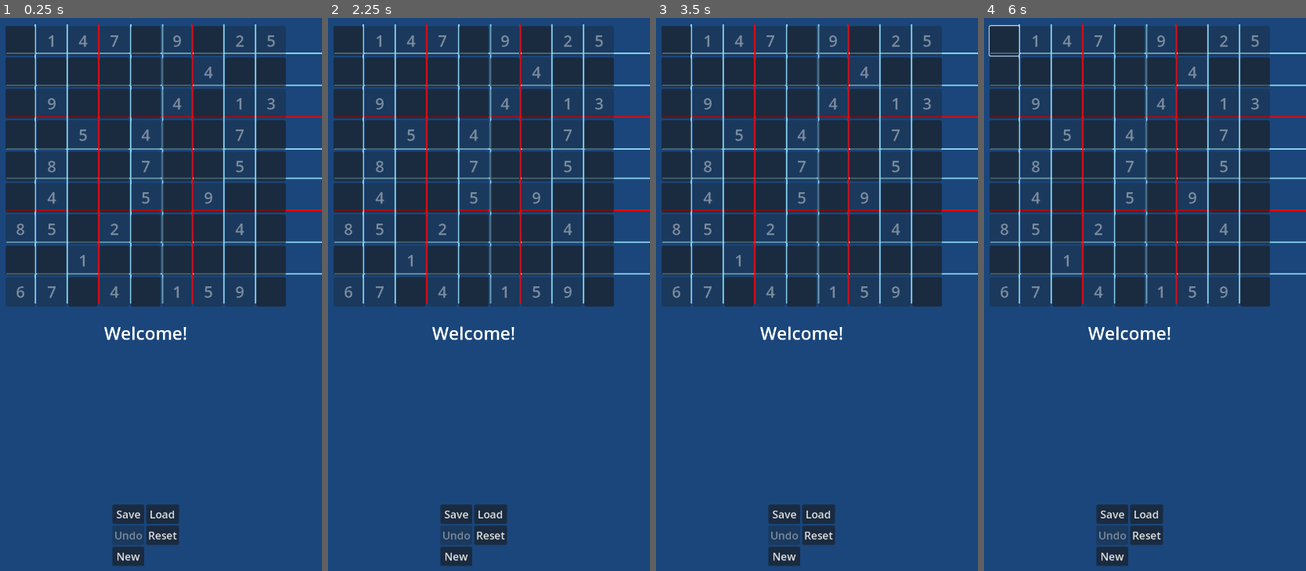
Above: before the commit, frames 1-4 (left to right).
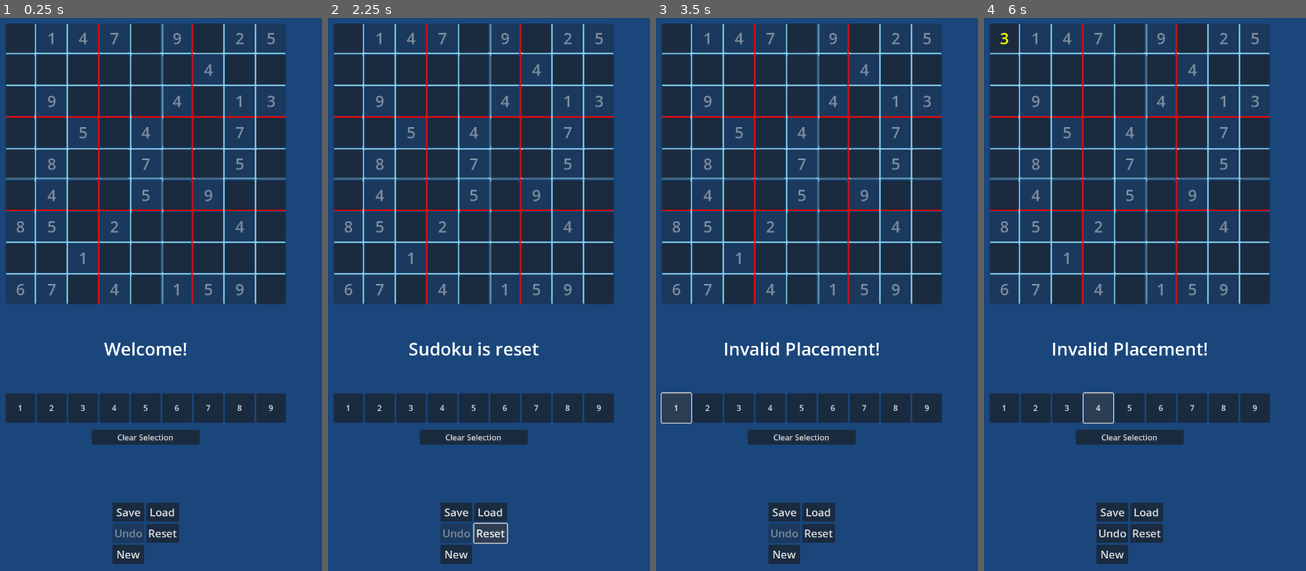
Above: after the commit, the same moments.

Repository: Ercan-Ozturk/sudokuapp
Game: Godot game, scene res://sudoku.tscn
The game is run twice, just before and just after one commit, with the same random seed, the same clock (stepped at 60 frames per second) and the same inputs.
Inputs (mouse positions are in pixels of both pictures, inside the frame that each line leads up to):
- Up to frame 1 (0.25 s): no input
- Up to frame 2 (2.25 s): click (456, 515) at 0.5 s, where only the run before the commit has a clickable "Save"; click (492, 515) at 1.25 s, where only the run before the commit has a clickable "Load"; click (492, 537) at 2 s, where only the run before the commit has a clickable "Reset"
- Up to frame 3 (3.5 s): click (675, 410) at 2.75 s, where only the run after the commit has a clickable "1"
- Up to frame 4 (6 s): click (1035, 410) at 3.5 s, where only the run after the commit has a clickable "2"; click (1067, 410) at 4.25 s, where only the run after the commit has a clickable "3"; click (1003, 40) at 5 s, where only the run after the commit has a clickable "3"; click (1099, 410) at 5.75 s, where only the run after the commit has a clickable "4"

The runs differ from the first frame. In frame 1, 13% of the frame differs, in the area x 1-100%, y 0-100%; in frame 2, 13%; in frame 3, 13%; in frame 4, 13%.

Commit message:
UI optimization and numpad

Diff:
--- a/project.godot
+++ b/project.godot
@@ -20,7 +20,7 @@
 window/size/viewport_width=720
 window/size/viewport_height=1280
 window/stretch/mode="viewport"
-window/stretch/aspect="expand"
+window/stretch/aspect="keep_width"
 window/handheld/orientation=1
 
 [global_group]
--- a/sudoku.gd
+++ b/sudoku.gd
@@ -1,11 +1,11 @@
 extends Node2D
 
-@onready var grid:GridContainer = $CanvasLayer/GridContainer
-@onready var resetButton: Button = $CanvasLayer/Controls/ResetButton
-@onready var newButton: Button = $CanvasLayer/Controls/NewButton
-@onready var undoButton: Button = $CanvasLayer/Controls/UndoButton
-@onready var saveButton: Button = $CanvasLayer/Controls/SaveButton
-@onready var statusText: RichTextLabel = $CanvasLayer/GameStatusText
+@onready var grid:GridContainer = $CanvasLayer/VBox/GridContainer
+@onready var resetButton: Button = $CanvasLayer/VBox/Controls/ResetButton
+@onready var newButton: Button = $CanvasLayer/VBox/Controls/NewButton
+@onready var undoButton: Button = $CanvasLayer/VBox/Controls/UndoButton
+@onready var saveButton: Button = $CanvasLayer/VBox/Controls/SaveButton
+@onready var statusText: RichTextLabel = $CanvasLayer/VBox/GameStatusText
 var game_grid = []
 var sudokus_list = Sudokus.new().sudokus
 var matrix = sudokus_list.pick_random()
@@ -160,13 +160,13 @@
 
 func _draw():
 	const START_X = 75
-	#const END_X = 645
+	const END_X = 645
 	const OFFSET = 10
 	const BUTTON_SIZE = 60
 	const VERTICAL_START = 75
 	const START_Y = 65
 	const END_Y = 645
-	var END_X = get_viewport_rect().size.x
+	#var END_X = get_viewport_rect().size.x
 
 
 	draw_line(Vector2(START_X, START_Y + BUTTON_SIZE+OFFSET), Vector2(END_X, START_Y + BUTTON_SIZE + OFFSET), Color.SKY_BLUE, 3.0)
@@ -232,3 +232,42 @@
 	load_game()
 	eraseGrid()
 	populateGrid()
+
+
+func _on_button1_pressed() -> void:
+	inputProcess(1)
+
+func _on_button_2_pressed() -> void:
+	inputProcess(2)
+
+
+func _on_button_3_pressed() -> void:
+	inputProcess(3)
+
+
+func _on_button_4_pressed() -> void:
+	inputProcess(4)
+
+
+func _on_button_5_pressed() -> void:
+	inputProcess(5)
+
+
+func _on_button_6_pressed() -> void:
+	inputProcess(6)
+
+
+func _on_button_7_pressed() -> void:
+	inputProcess(7)
+
+
+func _on_button_8_pressed() -> void:
+	inputProcess(8)
+
+
+func _on_button_9_pressed() -> void:
+	inputProcess(9)
+
+
+func _on_clear_button_pressed() -> void:
+	removeInput()
--- a/sudoku.tscn
+++ b/sudoku.tscn
@@ -10,18 +10,30 @@
 [node name="CanvasLayer" type="CanvasLayer" parent="."]
 follow_viewport_enabled = true
 
-[node name="GameStatusText" type="RichTextLabel" parent="CanvasLayer"]
-anchors_preset = 7
-anchor_left = 0.5
-anchor_top = 1.0
-anchor_right = 0.5
+[node name="VBox" type="VBoxContainer" parent="CanvasLayer"]
+anchors_preset = 15
+anchor_right = 1.0
 anchor_bottom = 1.0
-offset_left = -85.0
-offset_top = 350.0
-offset_right = 85.0
-offset_bottom = -550.0
 grow_horizontal = 2
-grow_vertical = 0
+grow_vertical = 2
+size_flags_horizontal = 4
+size_flags_vertical = 4
+alignment = 1
+
+[node name="MarginContainer4" type="MarginContainer" parent="CanvasLayer/VBox"]
+layout_mode = 2
+theme_override_constants/margin_left = 50
+theme_override_constants/margin_top = 70
+theme_override_constants/margin_right = 50
+
+[node name="GridContainer" type="GridContainer" parent="CanvasLayer/VBox"]
+layout_mode = 2
+size_flags_horizontal = 6
+size_flags_vertical = 6
+columns = 9
+
+[node name="GameStatusText" type="RichTextLabel" parent="CanvasLayer/VBox"]
+layout_mode = 2
 size_flags_vertical = 6
 theme_override_font_sizes/normal_font_size = 36
 text = "Welcome!"
@@ -30,93 +42,106 @@
 autowrap_mode = 0
 horizontal_alignment = 1
 
-[node name="NumPad" type="GridContainer" parent="CanvasLayer"]
-visible = false
+[node name="NumPad" type="HBoxContainer" parent="CanvasLayer/VBox"]
 layout_direction = 2
-anchors_preset = 7
-anchor_left = 0.5
-anchor_top = 1.0
-anchor_right = 0.5
-anchor_bottom = 1.0
-offset_left = -31.0
-offset_top = -101.0
-offset_right = 31.0
-grow_horizontal = 2
-grow_vertical = 0
-pivot_offset = Vector2(288, -104)
-columns = 3
+layout_mode = 2
+size_flags_horizontal = 3
+alignment = 1
 
-[node name="Button" type="Button" parent="CanvasLayer/NumPad"]
+[node name="Button" type="Button" parent="CanvasLayer/VBox/NumPad"]
+custom_minimum_size = Vector2(60, 60)
 layout_mode = 2
+action_mode = 0
 text = "1"
 
-[node name="Button2" type="Button" parent="CanvasLayer/NumPad"]
+[node name="Button2" type="Button" parent="CanvasLayer/VBox/NumPad"]
+custom_minimum_size = Vector2(60, 60)
 layout_mode = 2
-text = "1"
+text = "2"
 
-[node name="Button3" type="Button" parent="CanvasLayer/NumPad"]
+[node name="Button3" type="Button" parent="CanvasLayer/VBox/NumPad"]
+custom_minimum_size = Vector2(60, 60)
 layout_mode = 2
-text = "1"
+text = "3"
 
-[node name="Button4" type="Button" parent="CanvasLayer/NumPad"]
+[node name="Button4" type="Button" parent="CanvasLayer/VBox/NumPad"]
+custom_minimum_size = Vector2(60, 60)
 layout_mode = 2
-text = "1"
+text = "4"
 
-[node name="Button5" type="Button" parent="CanvasLayer/NumPad"]
+[node name="Button5" type="Button" parent="CanvasLayer/VBox/NumPad"]
+custom_minimum_size = Vector2(60, 60)
 layout_mode = 2
-text = "1"
+text = "5"
 
-[node name="Button6" type="Button" parent="CanvasLayer/NumPad"]
+[node name="Button6" type="Button" parent="CanvasLayer/VBox/NumPad"]
+custom_minimum_size = Vector2(60, 60)
 layout_mode = 2
-text = "1"
+text = "6"
 
-[node name="Button7" type="Button" parent="CanvasLayer/NumPad"]
+[node name="Button7" type="Button" parent="CanvasLayer/VBox/NumPad"]
+custom_minimum_size = Vector2(60, 60)
 layout_mode = 2
-text = "1"
+text = "7"
 
-[node name="Button8" type="Button" parent="CanvasLayer/NumPad"]
+[node name="Button8" type="Button" parent="CanvasLayer/VBox/NumPad"]
+custom_minimum_size = Vector2(60, 60)
 layout_mode = 2
-text = "1"
+text = "8"
 
-[node name="Button9" type="Button" parent="CanvasLayer/NumPad"]
+[node name="Button9" type="Button" parent="CanvasLayer/VBox/NumPad"]
+custom_minimum_size = Vector2(60, 60)
 layout_mode = 2
-text = "1"
+text = "9"
 
-[node name="Controls" type="GridContainer" parent="CanvasLayer"]
-anchors_preset = 7
-anchor_left = 0.5
-anchor_top = 1.0
-anchor_right = 0.5
-anchor_bottom = 1.0
-offset_bottom = -100.0
-grow_horizontal = 2
-grow_vertical = 0
+[node name="MarginContainer3" type="MarginContainer" parent="CanvasLayer/VBox"]
+layout_mode = 2
+theme_override_constants/margin_left = 250
+theme_override_constants/margin_top = 10
+theme_override_constants/margin_right = 250
+theme_override_constants/margin_bottom = 10
+
+[node name="ClearButton" type="Button" parent="CanvasLayer/VBox/MarginContainer3"]
+custom_minimum_size = Vector2(30, 30)
+layout_mode = 2
+text = "Clear Selection
+"
+
+[node name="MarginContainer2" type="MarginContainer" parent="CanvasLayer/VBox"]
+layout_mode = 2
+theme_override_constants/margin_left = 50
+theme_override_constants/margin_top = 50
+theme_override_constants/margin_right = 50
+theme_override_constants/margin_bottom = 50
+
+[node name="Controls" type="GridContainer" parent="CanvasLayer/VBox"]
+layout_mode = 2
 size_flags_horizontal = 6
 size_flags_vertical = 4
 columns = 2
 
-[node name="SaveButton" type="Button" parent="CanvasLayer/Controls"]
+[node name="SaveButton" type="Button" parent="CanvasLayer/VBox/Controls"]
 layout_mode = 2
 theme = SubResource("Theme_23bkm")
 theme_override_font_sizes/font_size = 22
 text = "Save
 "
 
-[node name="LoadButton" type="Button" parent="CanvasLayer/Controls"]
+[node name="LoadButton" type="Button" parent="CanvasLayer/VBox/Controls"]
 layout_mode = 2
 theme = SubResource("Theme_23bkm")
 theme_override_font_sizes/font_size = 22
 text = "Load"
 metadata/_edit_use_anchors_ = true
 
-[node name="UndoButton" type="Button" parent="CanvasLayer/Controls"]
+[node name="UndoButton" type="Button" parent="CanvasLayer/VBox/Controls"]
 layout_mode = 2
 theme = SubResource("Theme_23bkm")
 theme_override_font_sizes/font_size = 22
 disabled = true
 text = "Undo"
 
-[node name="ResetButton" type="Button" parent="CanvasLayer/Controls"]
+[node name="ResetButton" type="Button" parent="CanvasLayer/VBox/Controls"]
 layout_mode = 2
 size_flags_vertical = 3
 theme = SubResource("Theme_23bkm")
@@ -125,24 +150,28 @@
 "
 metadata/_edit_use_anchors_ = true
 
-[node name="NewButton" type="Button" parent="CanvasLayer/Controls"]
+[node name="NewButton" type="Button" parent="CanvasLayer/VBox/Controls"]
 layout_mode = 2
 theme = SubResource("Theme_23bkm")
 theme_override_font_sizes/font_size = 22
 text = "New"
 metadata/_edit_use_anchors_ = true
 
-[node name="GridContainer" type="GridContainer" parent="CanvasLayer"]
-anchors_preset = -1
-anchor_left = 0.5
-anchor_top = 0.06
-anchor_right = 0.5
-anchor_bottom = 0.95
-offset_top = 2.0
-grow_horizontal = 2
-grow_vertical = 2
-size_flags_horizontal = 6
-size_flags_vertical = 6
-columns = 9
+[node name="MarginContainer" type="MarginContainer" parent="CanvasLayer/VBox"]
+layout_mode = 2
+theme_override_constants/margin_left = 50
+theme_override_constants/margin_top = 50
+theme_override_constants/margin_right = 50
+theme_override_constants/margin_bottom = 50
 
-[connection signal="pressed" from="CanvasLayer/Controls/LoadButton" to="." method="_on_load_button_pressed"]
+[connection signal="pressed" from="CanvasLayer/VBox/NumPad/Button" to="." method="_on_button1_pressed"]
+[connection signal="pressed" from="CanvasLayer/VBox/NumPad/Button2" to="." method="_on_button_2_pressed"]
+[connection signal="pressed" from="CanvasLayer/VBox/NumPad/Button3" to="." method="_on_button_3_pressed"]
+[connection signal="pressed" from="CanvasLayer/VBox/NumPad/Button4" to="." method="_on_button_4_pressed"]
+[connection signal="pressed" from="CanvasLayer/VBox/NumPad/Button5" to="." method="_on_button_5_pressed"]
+[connection signal="pressed" from="CanvasLayer/VBox/NumPad/Button6" to="." method="_on_button_6_pressed"]
+[connection signal="pressed" from="CanvasLayer/VBox/NumPad/Button7" to="." method="_on_button_7_pressed"]
+[connection signal="pressed" from="CanvasLayer/VBox/NumPad/Button8" to="." method="_on_button_8_pressed"]
+[connection signal="pressed" from="CanvasLayer/VBox/NumPad/Button9" to="." method="_on_button_9_pressed"]
+[connection signal="pressed" from="CanvasLayer/VBox/MarginContainer3/ClearButton" to="." method="_on_clear_button_pressed"]
+[connection signal="pressed" from="CanvasLayer/VBox/Controls/LoadButton" to="." method="_on_load_button_pressed"]
